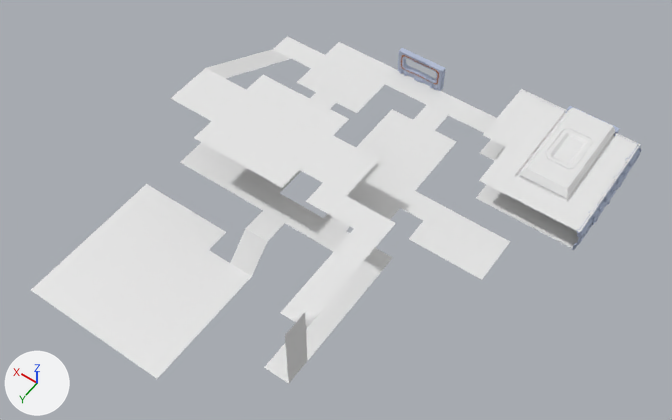
Two versions of the FBX model game/assets/models/interiorSolid.fbx, one commit apart.
Rendered twice from a 50 mm camera at (-4.3, 25.45, 27.73) aimed at (7.52, 8.89, 1.72). Arrows for +X, +Y and +Z are at lower left; the lights stay in place. Where no turn or scale is listed for an object, it has been applied to the vertices. Vertices at the same position are counted once.

The older version as bpy lines, for what is in view:
```python
me_cube = bpy.data.meshes.new('Cube')
me_cube.from_pydata(...)  # 172 vertices, 153 faces; spans x -0.5..4.5, y -0.5..4.5, z -0.55..-0.23
me_cube_005 = bpy.data.meshes.new('Cube.005')
me_cube_005.from_pydata(...)  # 256 vertices, 165 faces; spans x -0.5..14.5, y -0.5..16.5, z -0.5..3.5
me_cube_011 = bpy.data.meshes.new('Cube.011')
me_cube_011.from_pydata(...)  # 268 vertices, 230 faces; spans x -1.12..0.94, y 0.26..0.57, z -0.5..0.66
# faces by material slot: [182, 48]
me_cube_011.materials.append(mat_wall)  # blue #b2bdd4
me_cube_011.materials.append(mat_trim)  # brown #b1612e
ob_cube_009 = bpy.data.objects.new('Cube.009', me_cube_011)
ob_cube_009.location = (9.09, 0.53, 1.48)
ob_cube_010 = bpy.data.objects.new('Cube.010', me_cube)
ob_cube_010.location = (0.5, 0.5, 2.5)
ob_shape = bpy.data.objects.new('Shape', me_cube_005)
ob_shape.location = (0.5, 0.5, 0.5)
```
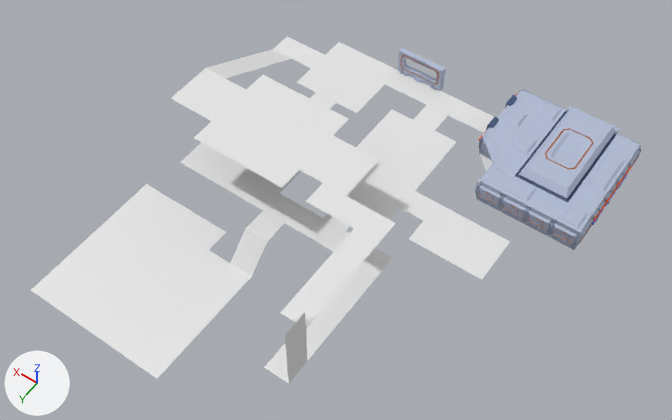
Pixel boxes [x1, y1, x2, y2] of what changed, in the pictures (672 x 420 px):
'Cube.010', reshaped: before [479, 89, 641, 232]; after [479, 90, 641, 231]
'Cube.011', added: after [550, 218, 582, 250]
'Cube.012', added: after [525, 205, 555, 237]
'Cube.013', added: after [500, 192, 530, 224]
'Cube.014', added: after [476, 179, 505, 211]
'Cube.016', added: after [478, 134, 496, 164]
'Cube', added: after [487, 116, 499, 128]
'Cube.019', added: after [505, 95, 517, 108]
'Cube.018', added: after [478, 128, 488, 154]
'Cube.015', added: after [475, 165, 494, 200]
part 1 of me_cube, added: after [497, 101, 565, 158]
part 2 of me_cube, added: after [582, 150, 628, 196]
part 3 of me_cube, added: after [479, 164, 541, 206]
part 4 of me_cube, added: after [555, 203, 593, 231]
part 5 of me_cube, recoloured: [483, 90, 641, 219] in both
part 6 of me_cube, recoloured (white to brown): [545, 128, 594, 170] in both
part 7 of me_cube, recoloured (grey to blue): [515, 111, 617, 203] in both

Patch to the scene script:
```diff
--- a/game/assets/models/interiorSolid.fbx.py
+++ b/game/assets/models/interiorSolid.fbx.py
@@ mat_trimblue @@
+mat_trimblue = principled_material('TrimBlue')
+mat_trimblue.base_color = (0.0488, 0.0823, 0.193)  # dark blue #3e517a
@@ me_cube @@
 # used by ob_cube_010; location = (0.5, 0.5, 2.5)
-me_cube.from_pydata(...)  # 172 vertices, 153 faces; spans x -0.5..4.5, y -0.5..4.5, z -0.55..-0.23
+me_cube.from_pydata(...)  # 228 vertices, 210 faces; spans x -0.5..4.5, y -0.5..4.5, z -0.55..-0.23
+# me_cube part 1: 24 vertices added at x 2.67..4.39, y -0.39..2.39, z -0.5..-0.43
+# me_cube part 2: 12 vertices added at x -0.39..0.33, y 0.61..2.39, z -0.5..-0.43
+# me_cube part 3: 12 vertices added at x 1.61..3.39, y 3.61..4.39, z -0.5..-0.43
+# me_cube part 4: 8 vertices added at x -0.39..0.39, y 3.61..4.39, z -0.5..-0.43
+# me_cube part 5: 64 faces spanning x -0.5..4.5, y -0.5..4.5, z -0.5..-0.23 switch from no material to mat_wall (blue #b2bdd4)
+# me_cube part 6: 45 faces spanning x 0.88..2.12, y 0.55..2.4, z -0.26..-0.23 switch from no material to mat_trim (brown #b1612e)
+# me_cube part 7: 36 faces spanning x 0.44..2.56, y -0.5..3.56, z -0.55..-0.45 switch from no material to mat_trimblue (dark blue #3e517a)
@@ me_cube_010 @@
+me_cube_010.from_pydata(...)  # 108 vertices, 90 faces; spans x -0.571..0.557, y -0.557..0.526, z -0.502..0.546
+me_cube_010.materials.append(mat_wall)  # blue #b2bdd4
@@ me_cube_013 @@
+me_cube_013.from_pydata(...)  # 60 vertices, 51 faces; spans x -0.361..-0.121, y -0.133..0.443, z -0.541..0.554
+me_cube_013.materials.append(mat_trimblue)  # dark blue #3e517a
@@ ob_cube_015 @@
+ob_cube_015 = bpy.data.objects.new('Cube.015', me_cube_003)
+ob_cube_015.location = (4.5, 4.5, 1.47)
+ob_cube_015.rotation_euler = (0.0, 0.0, -3.142)  # degrees (0, 0, -180)
@@ ob_cube_014 @@
+ob_cube_014 = bpy.data.objects.new('Cube.014', me_cube_003)
+ob_cube_014.location = (3.5, 5.5, 1.47)
+ob_cube_014.rotation_euler = (0.0, 0.0, -1.571)  # degrees (0, 0, -90)
@@ ob_cube_012 @@
+ob_cube_012 = bpy.data.objects.new('Cube.012', me_cube_003)
+ob_cube_012.location = (1.5, 5.5, 1.47)
+ob_cube_012.rotation_euler = (0.0, 0.0, -1.571)  # degrees (0, 0, -90)
@@ ob_cube_016 @@
+ob_cube_016 = bpy.data.objects.new('Cube.016', me_cube_010)
+ob_cube_016.location = (4.5, 3.5, 1.47)
@@ ob_cube_013 @@
+ob_cube_013 = bpy.data.objects.new('Cube.013', me_cube_003)
+ob_cube_013.location = (2.5, 5.5, 1.47)
+ob_cube_013.rotation_euler = (0.0, 0.0, -1.571)  # degrees (0, 0, -90)
@@ ob_cube_011 @@
+ob_cube_011 = bpy.data.objects.new('Cube.011', me_cube_003)
+ob_cube_011.location = (0.5, 5.5, 1.47)
+ob_cube_011.rotation_euler = (0.0, 0.0, -1.571)  # degrees (0, 0, -90)
@@ ob_cube_018 @@
+ob_cube_018 = bpy.data.objects.new('Cube.018', me_cube_006)
+ob_cube_018.location = (5.5, 2.5, 1.47)
+ob_cube_018.rotation_euler = (0.0, 0.0, 3.142)  # degrees (0, 0, 180)
@@ ob_cube @@
+ob_cube = bpy.data.objects.new('Cube', me_cube_013)
+ob_cube.location = (5.21, 2.05, 1.49)
@@ ob_cube_019 @@
+ob_cube_019 = bpy.data.objects.new('Cube.019', me_cube_013)
+ob_cube_019.location = (5.21, 0.63, 1.49)
```
